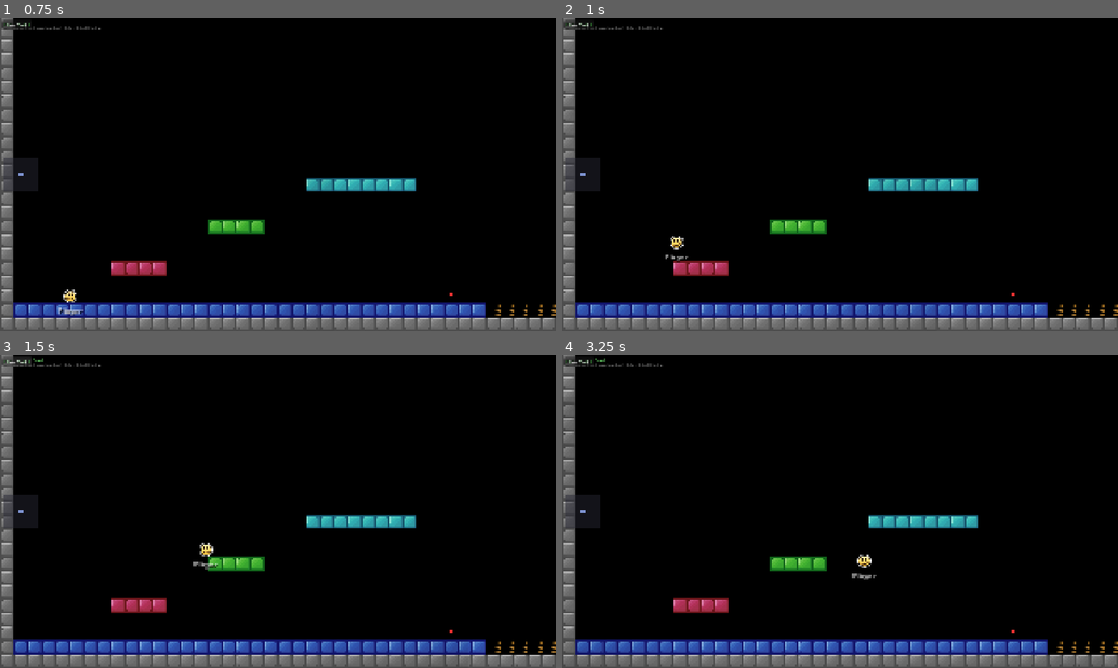
Above: before the commit, frames 1-4 (two rows, left to right).
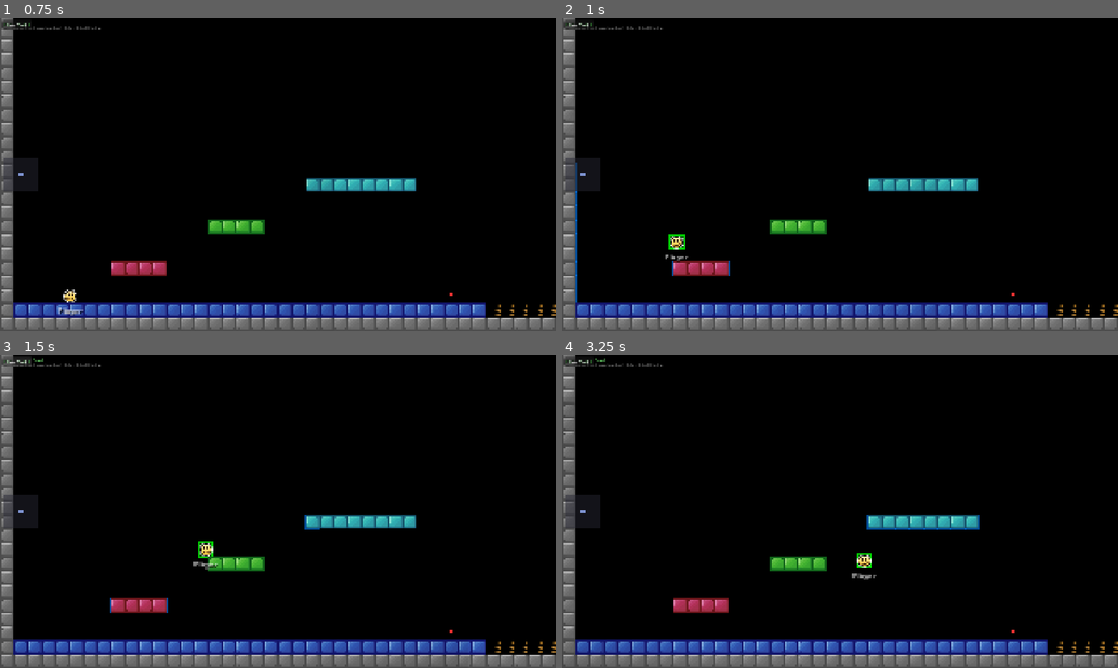
Above: after the commit, the same moments.

Repository: Wmoook/ee2
Game: Godot game, scene res://scenes/world/game.tscn
Two runs of this game, one before a commit and one after it. Both use one fixed random seed, a clock stepped at 60 frames per second and the inputs below.
Inputs (mouse positions are in pixels of both pictures, inside the frame that each line leads up to):
- Up to frame 1 (0.75 s): tap Enter at 0.5 s; move the mouse to (400, 158) at 0.52 s; press the mouse at (400, 158) at 0.53 s; hold D (move_right) from 0.53 s (still down)
- Up to frame 2 (1 s): keep holding D (move_right); tap Space (jump) at 0.77 s; tap B at 0.8 s
- Up to frame 3 (1.5 s): tap Space (jump) at 1.07 s; release D (move_right) at 1.25 s; release the mouse at (400, 495) at 1.25 s; click "Save World" at 1.25 s
- Up to frame 4 (3.25 s): drag from (728, 527) to (812, 574) at 2.02 s; move the mouse to (895, 442) at 2.77 s; hold D (move_right) from 2.78 s (still down); hold Ctrl from 2.78 s (still down); click (895, 442) at 3.05 s

Frame 1 is identical in both runs. In frame 2, 0.3% of the frame differs, in the area x 2-31%, y 46-91%; in frame 3, 0.1%; in frame 4, 0.2%.

Commit message:
Iterative collision, valley fixes, editor improvements, hitbox debug
Physics:
- Iterative 4-pass collision resolution for rotated blocks
- Valley: fix infinite jump (only grounded at valley floor, not mid-air)
- Valley: zero X push during jump to keep vertical
- Valley: exit on left/right input, freeze stuck_ticks during jumps
- Gapped V momentum preserved (only zero speed when settling)
- Fast 2-tick V detection via push normal flip + low speed gate

Editor:
- Shift+click on free block auto-selects with rotation wheel + align mode
- Click+drag selected free blocks (grid snap or Ctrl for free placement)
- Deselect properly clears align selection state

Debug:
- B key toggles hitbox visualization (green=player, red=free blocks, blue=grid tiles)

Co-Authored-By: Claude Opus 4.6 (1M context) <noreply@anthropic.com>

Diff:
--- a/scripts/player/ee_physics.gd
+++ b/scripts/player/ee_physics.gd
@@ -248,62 +248,72 @@
 		var best_depth: float = 0.0
 		var hit: bool = false
 		var _overlap_rots: Dictionary = {}
-		for fb in WorldManager.free_blocks:
-			if not GameState.is_solid(fb.id):
-				continue
-			var bpos: Vector2 = fb.pos
-			var rot_rad: float = deg_to_rad(fb.rotation)
-			var bcx: float = bpos.x + 8.0
-			var bcy: float = bpos.y + 8.0
-			var dx2: float = (x + 8.0) - bcx
-			var dy2: float = (y + 8.0) - bcy
-			var cos_r: float = cos(-rot_rad)
-			var sin_r: float = sin(-rot_rad)
-			var lx: float = dx2 * cos_r - dy2 * sin_r
-			var ly: float = dx2 * sin_r + dy2 * cos_r
-			var ox2: float = 16.0 - absf(lx)
-			var oy2: float = 16.0 - absf(ly)
-			if ox2 > 0 and oy2 > 0:
-				var push_lx: float = 0.0
-				var push_ly: float = 0.0
-				if oy2 < ox2:
-					push_ly = oy2 * sign(ly)
-				else:
-					push_lx = ox2 * sign(lx)
-				var cos_r2: float = cos(rot_rad)
-				var sin_r2: float = sin(rot_rad)
-				var wx: float = push_lx * cos_r2 - push_ly * sin_r2
-				var wy: float = push_lx * sin_r2 + push_ly * cos_r2
-				var depth: float = Vector2(wx, wy).length()
-				var rk: int = int(round(fb.rotation)) % 180  # 0°==180°, 90°==270° for rectangles
-				_overlap_rots[rk] = true
-				if depth > best_depth:
-					best_depth = depth
-					best_push = Vector2(wx, wy)
-					hit = true
-					_fb_hit = true
+		# Iterative collision: resolve overlaps multiple passes
+		for _pass in range(4):
+			var pass_push: Vector2 = Vector2.ZERO
+			var pass_depth: float = 0.0
+			for fb in WorldManager.free_blocks:
+				if not GameState.is_solid(fb.id):
+					continue
+				var bpos: Vector2 = fb.pos
+				var rot_rad: float = deg_to_rad(fb.rotation)
+				var bcx: float = bpos.x + 8.0
+				var bcy: float = bpos.y + 8.0
+				var dx2: float = (x + 8.0) - bcx
+				var dy2: float = (y + 8.0) - bcy
+				var cos_r: float = cos(-rot_rad)
+				var sin_r: float = sin(-rot_rad)
+				var lx: float = dx2 * cos_r - dy2 * sin_r
+				var ly: float = dx2 * sin_r + dy2 * cos_r
+				var ox2: float = 16.0 - absf(lx)
+				var oy2: float = 16.0 - absf(ly)
+				if ox2 > 0 and oy2 > 0:
+					var push_lx: float = 0.0
+					var push_ly: float = 0.0
+					if oy2 < ox2:
+						push_ly = oy2 * sign(ly)
+					else:
+						push_lx = ox2 * sign(lx)
+					var cos_r2: float = cos(rot_rad)
+					var sin_r2: float = sin(rot_rad)
+					var wx: float = push_lx * cos_r2 - push_ly * sin_r2
+					var wy: float = push_lx * sin_r2 + push_ly * cos_r2
+					var depth: float = Vector2(wx, wy).length()
+					var rk: int = int(round(fb.rotation)) % 180
+					_overlap_rots[rk] = true
+					if depth > pass_depth:
+						pass_depth = depth
+						pass_push = Vector2(wx, wy)
+						hit = true
+						_fb_hit = true
+			if pass_depth > 0.01:
+				# Apply this pass's push and re-check
+				if valley_jump:
+					pass_push.x = 0  # Keep V jump vertical
+				x += pass_push.x
+				y += pass_push.y
+				if pass_depth > best_depth:
+					best_depth = pass_depth
+					best_push = pass_push
+			else:
+				break  # No more overlaps
 		# Detect valley: only when actually overlapping 2+ different-rotation blocks
 		var _pre_total_spd: float = absf(_pre_tick_speedX) + absf(_pre_tick_speedY)
 		if hit and _overlap_rots.size() >= 2:
 			in_valley = true
 			is_grounded = true
 		if hit and best_depth > 0.01:
-			# Valley: zero all speed when overlapping 2+ different rotations
-			if in_valley:
-				best_push.x = 0
+			# Valley: zero speed only when settling (low speed), not when entering at speed
+			if in_valley and absf(_speedX) < 0.5 and absf(_speedY) < 0.5:
 				_speedX = 0
-			# Don't push into grid tiles - slide along them
-			if _collides_px(x + best_push.x, y + best_push.y):
+			# Check if iterative pushes put us into a grid tile — undo if so
+			if _collides_px(x, y):
+				x -= best_push.x
+				y -= best_push.y
 				if not _collides_px(x + best_push.x, y):
-					best_push.y = 0
+					x += best_push.x
 				elif not _collides_px(x, y + best_push.y):
-					best_push.x = 0
-				else:
-					best_push = Vector2.ZERO
-			if valley_jump:
-				best_push.x = 0
-			x += best_push.x
-			y += best_push.y
+					y += best_push.y
 			var n: Vector2 = best_push.normalized() if best_push.length() > 0.01 else Vector2(0, -1)
 			if not valley_jump:
 				var tangent: Vector2 = Vector2(-n.y, n.x)
@@ -386,8 +396,10 @@
 	elif valley_jump:
 		# Stay locked as long as valley_jump is set
 		_speedX = 0
-		is_grounded = true
-		in_valley = true
+		# Only grounded when at valley floor, not mid-air
+		if _valley_center.y >= 0 and y >= _valley_center.y - 2.0:
+			is_grounded = true
+			in_valley = true
 	# Only clear valley_jump when player has walked away (on ground, no overlap)
 	# Don't count during jumps (player is above valley, will return)
 	if not _fb_hit and y >= _valley_center.y - 2.0 and _jump_cooldown == 0:
--- a/scripts/player/player_controller.gd
+++ b/scripts/player/player_controller.gd
@@ -25,6 +25,7 @@
 var _space_just: bool = false
 var _space_held: bool = false
 var _cbf_consumed_jump: bool = false  # Prevents re-latch after CBF
+var _show_hitboxes: bool = false
 
 # Smooth visual position
 var _visual_pos: Vector2 = Vector2.ZERO
@@ -228,8 +229,41 @@
 func _process(delta: float) -> void:
 	if _is_dead:
 		return
-	# Fixed-timestep interpolation: blend between pre-tick and post-tick positions
-	# based on how far through the current tick we are.
+	if _show_hitboxes:
+		queue_redraw()
+
+func _draw() -> void:
+	if not _show_hitboxes:
+		return
+	# Player hitbox (16x16 square - this IS the EE collision shape)
+	draw_rect(Rect2(0, 0, 16, 16), Color(0, 1, 0, 0.3), true)
+	draw_rect(Rect2(0, 0, 16, 16), Color(0, 1, 0, 0.8), false)
+	# Draw grid tile hitboxes nearby
+	var ptx: int = int(floor(physics.x)) / 16
+	var pty: int = int(floor(physics.y)) / 16
+	for ty in range(pty - 5, pty + 6):
+		for tx in range(ptx - 8, ptx + 9):
+			if WorldManager.is_solid_at(tx, ty):
+				var tile_pos: Vector2 = Vector2(tx * 16, ty * 16) - position
+				draw_rect(Rect2(tile_pos, Vector2(16, 16)), Color(0, 0.5, 1, 0.2), true)
+				draw_rect(Rect2(tile_pos, Vector2(16, 16)), Color(0, 0.5, 1, 0.6), false)
+	# Draw free block hitboxes relative to player
+	for fb in WorldManager.free_blocks:
+		if not GameState.is_solid(fb.id):
+			continue
+		var bpos: Vector2 = fb.pos - position
+		var rot_rad: float = deg_to_rad(fb.rotation)
+		var center: Vector2 = bpos + Vector2(8, 8)
+		# Draw rotated rectangle (block collision shape)
+		var corners: Array = []
+		for c in [Vector2(-8, -8), Vector2(8, -8), Vector2(8, 8), Vector2(-8, 8)]:
+			var rx: float = c.x * cos(rot_rad) - c.y * sin(rot_rad)
+			var ry: float = c.x * sin(rot_rad) + c.y * cos(rot_rad)
+			corners.append(center + Vector2(rx, ry))
+		draw_colored_polygon(PackedVector2Array(corners), Color(1, 0, 0, 0.3))
+		for i in range(4):
+			draw_line(corners[i], corners[(i + 1) % 4], Color(1, 0, 0, 0.8), 1.0)
+
 func _input(event: InputEvent) -> void:
 	if not is_local:
 		return
@@ -242,6 +276,9 @@
 			_name_label.z_index = 11 if physics.is_god_mode else 5
 		elif event.physical_keycode == KEY_N:
 			_name_label.visible = not _name_label.visible
+		elif event.physical_keycode == KEY_B:
+			_show_hitboxes = not _show_hitboxes
+			queue_redraw()
 
 	# CBF - disabled in arrow fields to prevent extra ticks on key press
 	if not is_local or _is_dead or physics._active_arrow_dir >= 0:
--- a/scripts/world/block_editor.gd
+++ b/scripts/world/block_editor.gd
@@ -188,30 +188,69 @@
 		# Click inside selection (not on wheel ring) = start dragging to move
 		var tile: Vector2i = _get_tile()
 		var in_sel: bool = tile.x >= _selection.position.x and tile.x < _selection.position.x + _selection.size.x and tile.y >= _selection.position.y and tile.y < _selection.position.y + _selection.size.y
+		# Also check if clicking on a selected free block
+		var in_fb_sel: bool = false
+		if _align_has_sel:
+			var mg2: Vector2 = get_global_mouse_position()
+			for si2 in _align_sel_indices:
+				if si2 < WorldManager.free_blocks.size():
+					var sfb2: Dictionary = WorldManager.free_blocks[si2]
+					if mg2.distance_to(sfb2.pos + Vector2(8, 8)) < 16.0:
+						in_fb_sel = true
+						break
 
 		if _move_dragging:
 			if event is InputEventMouseMotion:
-				var cur: Vector2i = _get_tile()
-				var dx: int = cur.x - _move_start.x
-				var dy: int = cur.y - _move_start.y
-				if dx != 0 or dy != 0:
-					_apply_move(dx, dy)
-					_move_start = cur
+				if _align_has_sel:
+					if Input.is_key_pressed(KEY_CTRL):
+						# Free placement (pixel-perfect)
+						var cur_world: Vector2 = get_global_mouse_position()
+						var offset: Vector2 = cur_world - _align_move_start
+						if offset.length() > 0.5:
+							for si3 in _align_sel_indices:
+								if si3 < WorldManager.free_blocks.size():
+									WorldManager.free_blocks[si3].pos += offset
+							_align_wheel_pos += offset
+							_align_origin += offset
+							_align_move_start = cur_world
+					else:
+						# Aligned grid snap
+						var cur_snap: Vector2 = _get_aligned_snap(get_global_mouse_position())
+						var offset: Vector2 = cur_snap - _align_move_start
+						if offset.length() > 0.5:
+							for si3 in _align_sel_indices:
+								if si3 < WorldManager.free_blocks.size():
+									WorldManager.free_blocks[si3].pos += offset
+							_align_wheel_pos += offset
+							_align_origin += offset
+							_align_move_start = cur_snap
+				else:
+					var cur: Vector2i = _get_tile()
+					var dx: int = cur.x - _move_start.x
+					var dy: int = cur.y - _move_start.y
+					if dx != 0 or dy != 0:
+						_apply_move(dx, dy)
+						_move_start = cur
 				queue_redraw()
 			if event.is_action_released("place_block"):
 				_move_dragging = false
 			return
 
-		if event.is_action_pressed("place_block") and in_sel:
+		if event.is_action_pressed("place_block") and (in_sel or in_fb_sel):
 			_move_dragging = true
-			_move_start = tile
-			# Store blocks for moving
-			_move_blocks.clear()
-			for my in range(_selection.position.y, _selection.position.y + _selection.size.y):
-				for mx in range(_selection.position.x, _selection.position.x + _selection.size.x):
-					var bid: int = WorldManager.get_tile(mx, my)
-					if bid != 0:
-						_move_blocks.append({"rx": mx - _selection.position.x, "ry": my - _selection.position.y, "id": bid, "rot": WorldManager.get_rotation(mx, my)})
+			if _align_has_sel and in_fb_sel:
+				if Input.is_key_pressed(KEY_CTRL):
+					_align_move_start = get_global_mouse_position()
+				else:
+					_align_move_start = _get_aligned_snap(get_global_mouse_position())
+			else:
+				_move_start = tile
+				_move_blocks.clear()
+				for my in range(_selection.position.y, _selection.position.y + _selection.size.y):
+					for mx in range(_selection.position.x, _selection.position.x + _selection.size.x):
+						var bid: int = WorldManager.get_tile(mx, my)
+						if bid != 0:
+							_move_blocks.append({"rx": mx - _selection.position.x, "ry": my - _selection.position.y, "id": bid, "rot": WorldManager.get_rotation(mx, my)})
 			get_viewport().set_input_as_handled()
 			return
 
@@ -373,9 +412,32 @@
 	if event.is_action_pressed("place_block"):
 		var t: Vector2i = _get_tile()
 		if shift:
-			if _has_selection:
+			if _has_selection or _align_has_sel:
 				_deselect()
 				_rot_dragging = false
+				queue_redraw()
+				return
+			# Check if clicking on a free block — auto-select it
+			var mg: Vector2 = get_global_mouse_position()
+			var _clicked_fb: int = -1
+			for fi in range(WorldManager.free_blocks.size()):
+				var fb: Dictionary = WorldManager.free_blocks[fi]
+				if mg.distance_to(fb.pos + Vector2(8, 8)) < 14.0:
+					_clicked_fb = fi
+					break
+			if _clicked_fb >= 0:
+				# Auto-select this free block and activate align mode
+				_align_sel_indices = [_clicked_fb]
+				_align_has_sel = true
+				_has_selection = true
+				_align_mode = true
+				var cfb: Dictionary = WorldManager.free_blocks[_clicked_fb]
+				_align_wheel_pos = cfb.pos + Vector2(8, 8)
+				_align_angle = cfb.rotation
+				_align_origin = cfb.pos
+				_align_block_id = cfb.id
+				if _align_btn:
+					_align_btn.button_pressed = true
 				queue_redraw()
 				return
 			# Shift+drag = box select
@@ -400,6 +462,17 @@
 			_selection = Rect2i(x0, y0, x1 - x0 + 1, y1 - y0 + 1)
 			_has_selection = true
 			_sel_dragging = false
+			# Also select free blocks within the selection area
+			_align_sel_indices.clear()
+			var _wmin: Vector2 = Vector2(x0 * 16.0, y0 * 16.0)
+			var _wmax: Vector2 = Vector2((x1 + 1) * 16.0, (y1 + 1) * 16.0)
+			for _fi in range(WorldManager.free_blocks.size()):
+				var _fb: Dictionary = WorldManager.free_blocks[_fi]
+				var _fc: Vector2 = _fb.pos + Vector2(8, 8)
+				if _fc.x >= _wmin.x and _fc.x <= _wmax.x and _fc.y >= _wmin.y and _fc.y <= _wmax.y:
+					_align_sel_indices.append(_fi)
+			if _align_sel_indices.size() > 0:
+				_align_has_sel = true
 		if _shift_dragging and _drag_start.x >= 0:
 			var t: Vector2i = _get_tile()
 			_fill_line(_drag_start, t, GameState.selected_block_id)
@@ -1125,4 +1198,6 @@
 
 func _deselect() -> void:
 	_has_selection = false
+	_align_has_sel = false
+	_align_sel_indices.clear()
 	_free_originals.clear()
